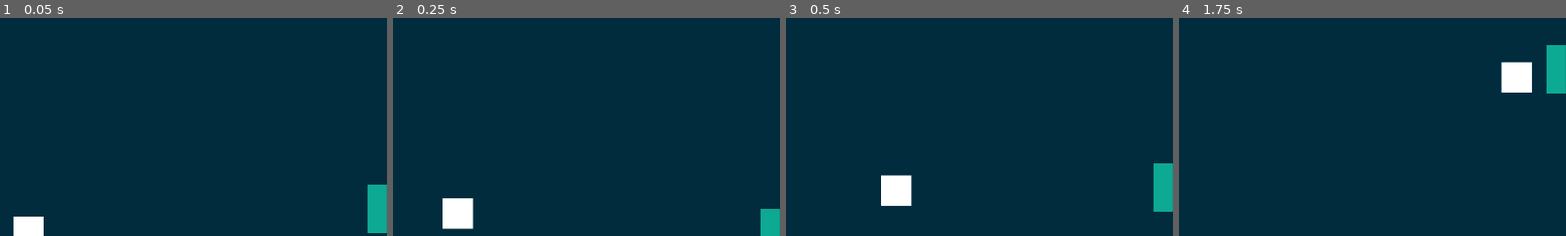
Above: before the commit, frames 1-4 (left to right).
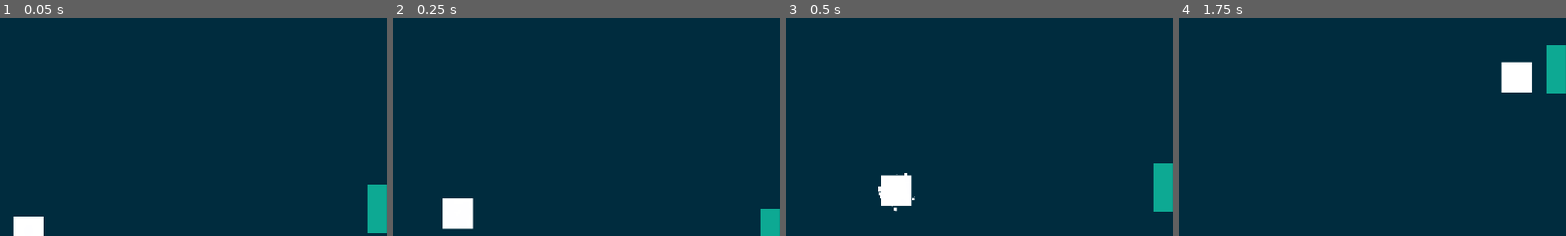
Above: after the commit, the same moments.

Repository: CesarHMR/pong-game
Game: Godot game, scene res://Assets/Scenes/MainScene.tscn
Same seed, same stepped clock (60 frames per second), same inputs: the game is played once before the commit and once after it.
Inputs:
- Up to frame 1 (0.05 s): no input
- Up to frame 2 (0.25 s): no input
- Up to frame 3 (0.5 s): no input
- Up to frame 4 (1.75 s): hold Up (ui_up) 0.53-1.28 s; hold Down (ui_down) from 1.28 s (still down)
The pictures show only the part of the screen within x 48-97%, y 0-50%; the shares and areas given below are measured in that part.

The runs differ from the first frame. In frame 3, less than 0.1% of the frame differs, in the area x 23-34%, y 71-89%; in frame 4, nothing differs.

Commit message:
Hit particle

Diff:
--- a/Assets/Prefabs/Ball.tscn
+++ b/Assets/Prefabs/Ball.tscn
@@ -1,10 +1,28 @@
-[gd_scene load_steps=4 format=2]
+[gd_scene load_steps=7 format=2]
 
 [ext_resource path="res://Assets/Sprites/white-square.jpg" type="Texture" id=1]
 [ext_resource path="res://Assets/Scripts/Ball.gd" type="Script" id=2]
 
 [sub_resource type="RectangleShape2D" id=1]
 extents = Vector2( 24, 24 )
+
+[sub_resource type="Curve" id=2]
+_data = [ Vector2( 0, 0.734091 ), 0.0, 1.39851, 0, 0, Vector2( 0.983696, 0.0340909 ), -3.24706, 0.0, 0, 0 ]
+
+[sub_resource type="CurveTexture" id=3]
+curve = SubResource( 2 )
+
+[sub_resource type="ParticlesMaterial" id=4]
+flag_disable_z = true
+direction = Vector3( 0, 0, 0 )
+spread = 180.0
+gravity = Vector3( 0, 0, 0 )
+initial_velocity = 515.69
+initial_velocity_random = 0.38
+orbit_velocity = 1.0
+orbit_velocity_random = 0.0
+scale = 0.1
+scale_curve = SubResource( 3 )
 
 [node name="Ball" type="KinematicBody2D" groups=["BallGroup"]]
 script = ExtResource( 2 )
@@ -18,3 +36,13 @@
 [node name="Sprite" type="Sprite" parent="."]
 scale = Vector2( 0.1, 0.1 )
 texture = ExtResource( 1 )
+
+[node name="HitParticle" type="Particles2D" parent="."]
+scale = Vector2( 0.2, 0.2 )
+emitting = false
+amount = 30
+lifetime = 0.5
+one_shot = true
+explosiveness = 0.69
+process_material = SubResource( 4 )
+texture = ExtResource( 1 )
--- a/Assets/Scripts/Ball.gd
+++ b/Assets/Scripts/Ball.gd
@@ -2,8 +2,10 @@
 
 var speed: float = 0
 var movement: Vector2 = Vector2.ONE
+var hitParticle : Particles2D
 
 func _ready():
+	hitParticle = $HitParticle
 	ToggleBallSpeed()
 
 func _physics_process(delta):
@@ -24,3 +26,4 @@
 	else:
 		speed = 0
 		position = Vector2(640,360)
+	hitParticle.set_emitting(true)
